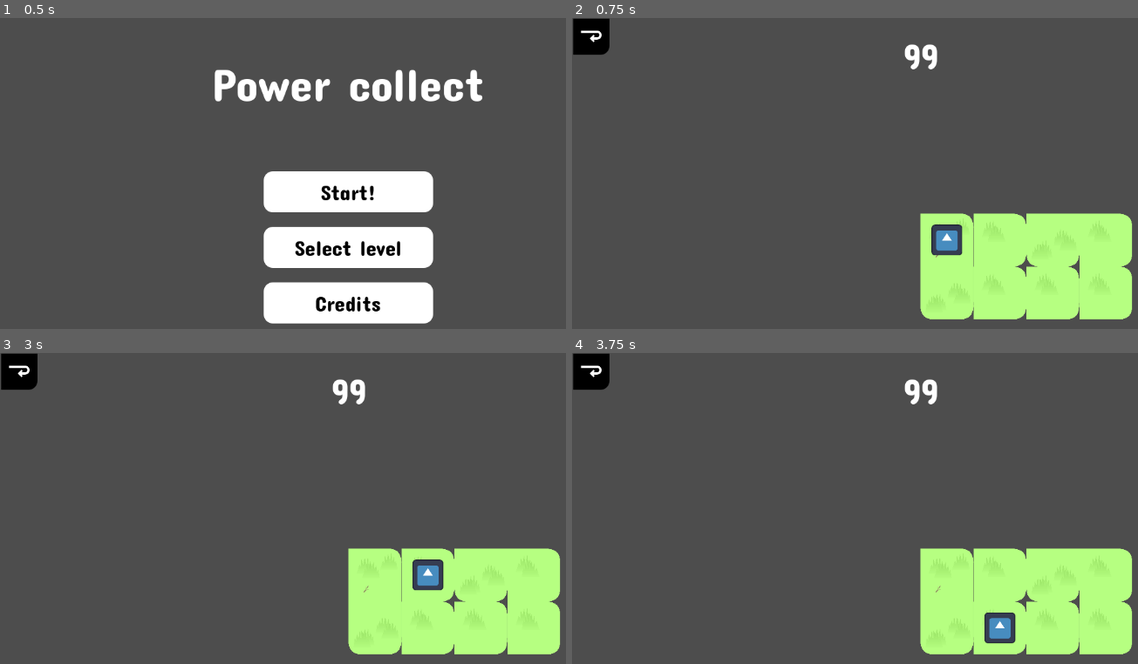
Above: before the commit, frames 1-4 (two rows, left to right).
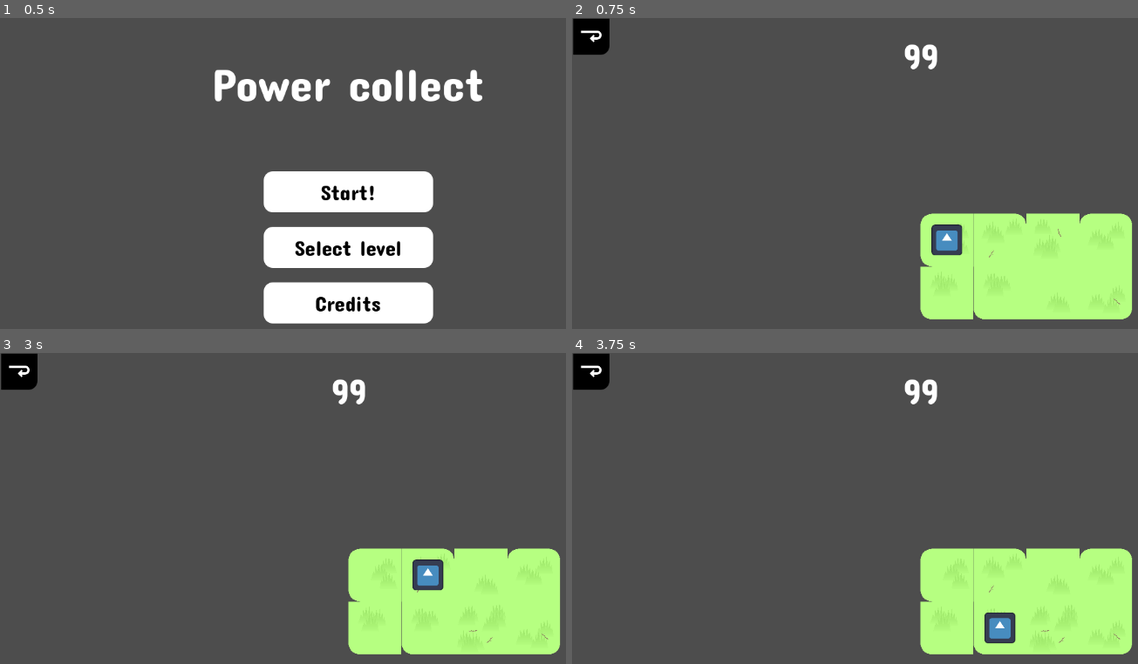
Above: after the commit, the same moments.

Repository: Sergueille/Collector
Game: Godot game, scene res://UI/menu_ui.tscn
Two runs of this game, one before a commit and one after it. Both use one fixed random seed, a clock stepped at 60 frames per second and the inputs below. The engine's default icon, where the game draws it, is replaced by a stand-in: a white triangle on a blue panel in a dark square.
Inputs (mouse positions are in pixels of both pictures, inside the frame that each line leads up to):
- Up to frame 1 (0.5 s): no input
- Up to frame 2 (0.75 s): click "Start!" at 0.5 s
- Up to frame 3 (3 s): click (16, 371) at 1.25 s; click "Start!" at 2 s; tap Enter at 2.75 s; hold D (right) from 2.78 s (still down); hold Shift (dash) from 2.78 s (still down)
- Up to frame 4 (3.75 s): tap Space at 3.5 s; release D (right) at 3.53 s; release Shift (dash) at 3.53 s; hold S (down) from 3.53 s (still down); tap E (magnet) at 3.6 s

Frame 1 is identical in both runs. In frame 2, 0.4% of the frame differs, in the area x 61-100%, y 62-97%; in frame 3, 0.4%; in frame 4, 0.4%.

Commit message:
modification parser et theme.gd

Diff:
--- a/parser.gd
+++ b/parser.gd
@@ -2,6 +2,7 @@
 extends Node
 
 @export var puzzle_scene: PackedScene
+@export var theme: TileTheme
 @export var tile_scene: PackedScene
 @export var block_property_scene: PackedScene
 @export var power_up_property_scene: PackedScene
@@ -41,15 +42,52 @@
 	var property
 	var start_position  # Servira à mémoriser la position de départ du joueur
 
+	# contient les string des tuiles de la map, exemple : [[p,v,m,v], [m,v,v,v]]
+	var tab_map = []
+
 	# Parcourt la carte ligne par ligne et colonne par colonne
+	for i in range(length):
+		tab_map.append([])
+		line = file.get_line()
+		for j in range(width):
+			tab_map[i].append(line[j])
+
+
+	# Parcourt la carte de tab_map ligne par ligne et colonne par colonne
 	for j in range(length):
-		line = file.get_line()
 		for i in range(width):
 			# Création d’une ressource de tuile
 			var tile_resource = TileResource.new()
 
 			# Récupère le caractère représentant la tuile courante
-			property = line[i]
+			property = tab_map[j][i]
+
+			# top right down left
+			var is_tile_vide = [true, true, true, true]
+
+			# top
+			if j - 1 < 0:
+				is_tile_vide[0] = false
+			elif tab_map[j-1][i] == "m":
+				is_tile_vide[0] = false
+
+			# right
+			if i + 1 > width -1:
+				is_tile_vide[1] = false
+			elif tab_map[j][i+1] == "m":
+				is_tile_vide[1] = false
+
+			# down
+			if j + 1 > length -1:
+				is_tile_vide[2] = false
+			elif tab_map[j+1][i] == "m":
+				is_tile_vide[2] = false
+
+			# left
+			if i - 1 < 0:
+				is_tile_vide[3] = false
+			elif tab_map[j][i-1] == "m":
+				is_tile_vide[3] = false
 
 			# Initialise une nouvelle tuile dans la grille du niveau
 			level.tiles[Vector2i(i, j)] = tile_scene.instantiate()
@@ -60,18 +98,18 @@
 			# Associe un type de propriété selon le caractère lu
 			if property == "m":
 				tile_resource.properties.push_back(block_property_scene)       # "m" → mur ou bloc infranchissable
-				tile_resource.atlas_coordinates = Vector2i(0,0) # TEST
+				tile_resource.atlas_coordinates = theme.get_tile_position(is_tile_vide[0], is_tile_vide[1], is_tile_vide[2], is_tile_vide[3])
 			elif property == "v":
-				tile_resource.atlas_coordinates = Vector2i(1,0) # TEST
+				tile_resource.atlas_coordinates = theme.get_tile_position(is_tile_vide[0], is_tile_vide[1], is_tile_vide[2], is_tile_vide[3])
 			elif property == "p":
 				start_position = Vector2i(i, j)  # on enregistre la position de départ
-				tile_resource.atlas_coordinates = Vector2i(2,0) # TEST
+				tile_resource.atlas_coordinates = theme.get_tile_position(is_tile_vide[0], is_tile_vide[1], is_tile_vide[2], is_tile_vide[3])
 				level.player.current_position = Vector2i(i, j)
 			elif property == "d":
-				tile_resource.atlas_coordinates = Vector2i(3,0) # TEST
+				tile_resource.atlas_coordinates = theme.get_tile_position(is_tile_vide[0], is_tile_vide[1], is_tile_vide[2], is_tile_vide[3])
 				tile_resource.properties.push_back(power_up_property_scene)
 			elif property == "a":
-				tile_resource.atlas_coordinates = Vector2i(4,0) # TEST
+				tile_resource.atlas_coordinates = theme.get_tile_position(is_tile_vide[0], is_tile_vide[1], is_tile_vide[2], is_tile_vide[3])
 				tile_resource.properties.push_back(power_up_property_scene)     # "a" → autre type de bonus (à clarifier)
 			# Ajoute la propriété à la ressource et l’associe à la tuile
 			level.tiles[Vector2i(i, j)].data = tile_resource
--- a/parser.tscn
+++ b/parser.tscn
@@ -1,14 +1,16 @@
-[gd_scene load_steps=6 format=3 uid="uid://dtnxj0vh4okdv"]
+[gd_scene load_steps=7 format=3 uid="uid://dtnxj0vh4okdv"]
 
 [ext_resource type="Script" uid="uid://bbporalalpn1j" path="res://parser.gd" id="1_h5g1u"]
 [ext_resource type="PackedScene" uid="uid://dfrt0ougkb0aa" path="res://puzzle/puzzle.tscn" id="2_lkqmm"]
 [ext_resource type="PackedScene" uid="uid://6f8e0sh8jlue" path="res://puzzle/tile.tscn" id="3_6yjkl"]
+[ext_resource type="Resource" uid="uid://cr1i60cabnem5" path="res://nature.tres" id="3_675b2"]
 [ext_resource type="PackedScene" uid="uid://i0lcw04uwkwe" path="res://puzzle/property/block.tscn" id="3_xlli3"]
 [ext_resource type="PackedScene" uid="uid://cb74livavsnrp" path="res://puzzle/property/power_up_tile.tscn" id="4_6yjkl"]
 
 [node name="Parser" type="Node"]
 script = ExtResource("1_h5g1u")
 puzzle_scene = ExtResource("2_lkqmm")
+theme = ExtResource("3_675b2")
 tile_scene = ExtResource("3_6yjkl")
 block_property_scene = ExtResource("3_xlli3")
 power_up_property_scene = ExtResource("4_6yjkl")
--- a/theme.gd
+++ b/theme.gd
@@ -21,12 +21,12 @@
 		return get_random_from_arr(tiles_b)
 	elif right and not top and not left and not bottom:
 		return get_random_from_arr(tiles_r)
-	elif left and not right and not top and not top:
+	elif left and not right and not top and not bottom:
 		return get_random_from_arr(tiles_l)
 	elif top and left and not right and not bottom:
 		return get_random_from_arr(tiles_tl)
 	elif top and right and not left and not bottom:
-		return get_random_from_arr(tiles_r)
+		return get_random_from_arr(tiles_tr)
 	elif bottom and left and not right and not top:
 		return get_random_from_arr(tiles_bl)
 	elif bottom and right and not left and not top:
